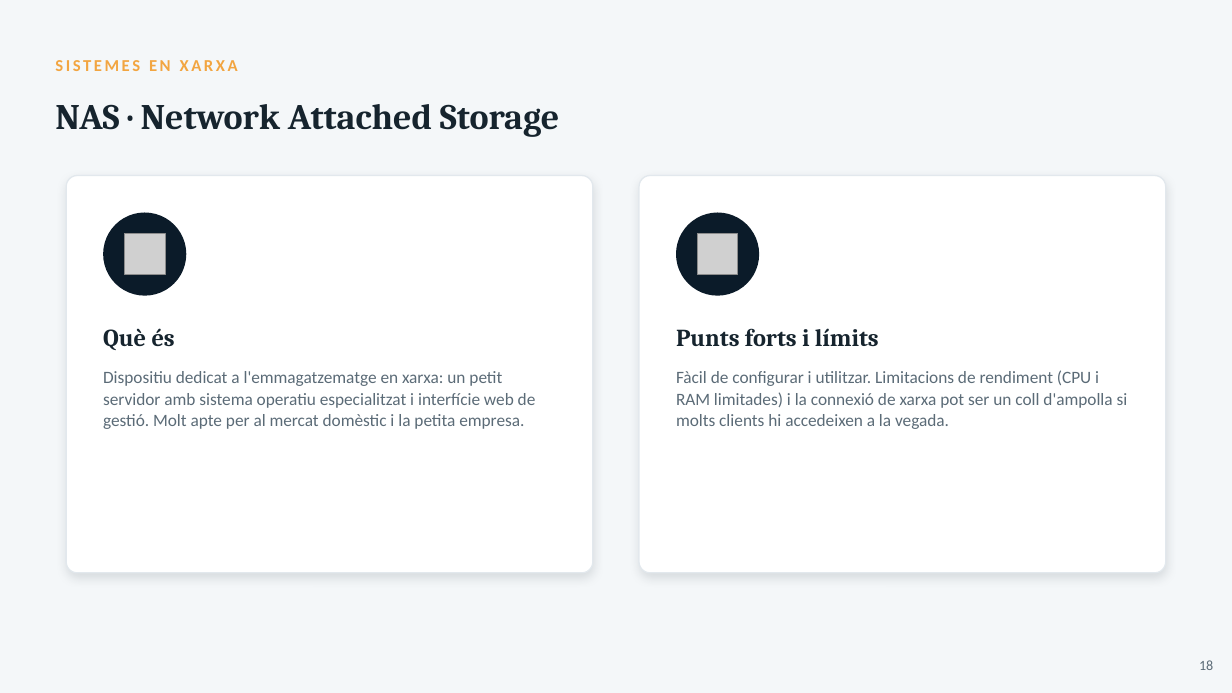
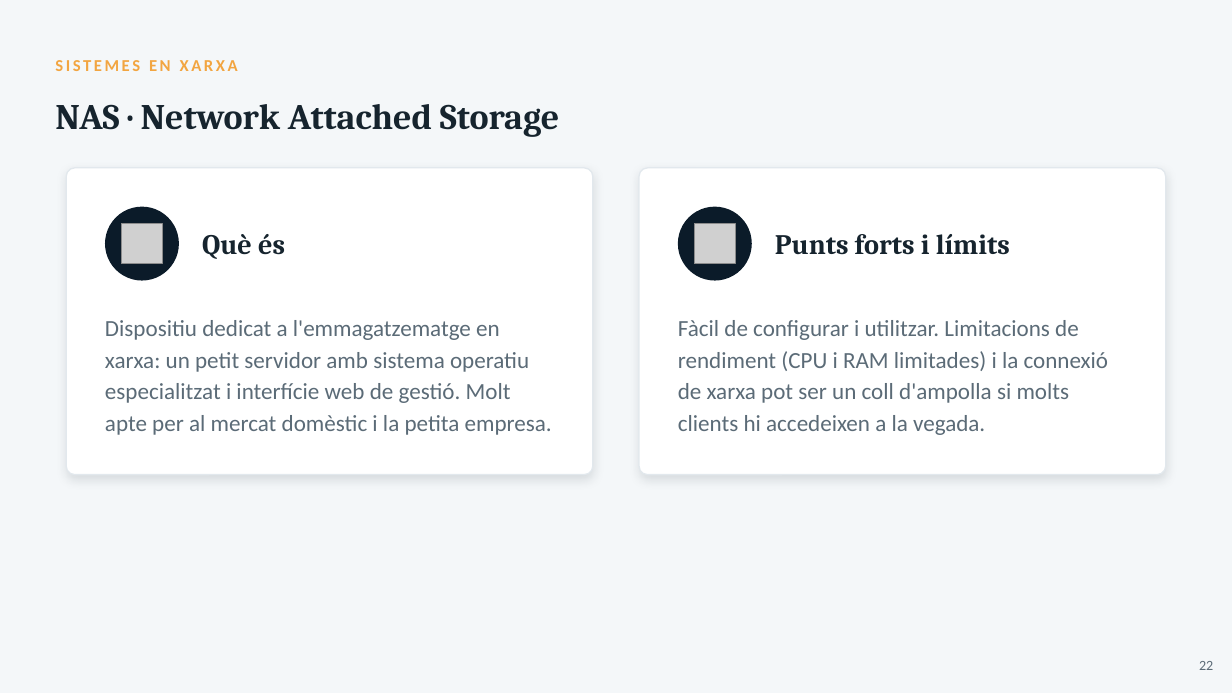
Before and after one commit to joansanchezescudero/SMX_0226_Seguretat_Informatica, a slide deck: slide 22 of RA2 - Emmagatzematge i copies de seguretat/AA2 - Sistemes demmagatzematge/RA2_AA2_Sistemes_emmagatzematge.pptx (slide 18 before the commit). Drawn at 1232x693 pixels with LibreOffice and Linux fonts; fonts in the diff are those of the drawing; grey boxes stand for pictures. Boxes give left, top, right and bottom in pixels: in the first picture for what was removed or moved away, otherwise in the second. Text is boxed around its words. In the diff, an @@ line names an element or a change of style, - is before the commit and + after.

```diff
--- a/RA2 - Emmagatzematge i copies de seguretat/AA2 - Sistemes demmagatzematge/RA2_AA2_Sistemes_emmagatzematge.pptx
+++ b/RA2 - Emmagatzematge i copies de seguretat/AA2 - Sistemes demmagatzematge/RA2_AA2_Sistemes_emmagatzematge.pptx
@@ rounded rectangle resized from (x1=67, y1=176, x2=593, y2=573) to (x1=67, y1=168, x2=593, y2=475) @@
@@ rounded rectangle resized from (x1=640, y1=176, x2=1166, y2=573) to (x1=640, y1=168, x2=1166, y2=475) @@
@@ ellipse resized from (x1=104, y1=213, x2=187, y2=296) to (x1=105, y1=207, x2=179, y2=281) @@
@@ ellipse resized from (x1=677, y1=213, x2=760, y2=296) to (x1=678, y1=207, x2=752, y2=281) @@
@@ picture moved from (x1=125, y1=234, x2=165, y2=274) to (x1=122, y1=224, x2=163, y2=264) @@
@@ text "Què és" moved from (x1=103, y1=328, x2=175, y2=350) to (x1=202, y1=234, x2=285, y2=259) @@
@@ text "Què és" at (x1=202, y1=234, x2=285, y2=259): size 19 to 22 pt @@
@@ picture moved from (x1=698, y1=234, x2=738, y2=274) to (x1=695, y1=224, x2=736, y2=264) @@
@@ text "Punts forts i límits" at (x1=775, y1=234, x2=1010, y2=255): size 19 to 22 pt @@
@@ text "Punts forts i límits" moved from (x1=676, y1=328, x2=879, y2=346) to (x1=775, y1=234, x2=1010, y2=255) @@
@@ text "Dispositiu dedicat a l'emmagatzematge en ..." moved from (x1=103, y1=371, x2=536, y2=429) to (x1=105, y1=320, x2=552, y2=435) @@
@@ text "Dispositiu dedicat a l'emmagatzematge en ..." at (x1=105, y1=320, x2=552, y2=435): size 13.5 to 18 pt; line spacing 17pt to 24.5pt @@
@@ text "Fàcil de configurar i utilitzar. ..." at (x1=678, y1=320, x2=1109, y2=435): size 13.5 to 18 pt; line spacing 17pt to 24.5pt @@
@@ text "Fàcil de configurar i utilitzar. ..." moved from (x1=676, y1=370, x2=1128, y2=429) to (x1=678, y1=320, x2=1109, y2=435) @@
@@ text at (x1=1199, y1=661, x2=1213, y2=670): text changed @@
-18
+22
```
Also in this commit, not shown: 23 other slides changed, 5 slides added, 22 other files.
